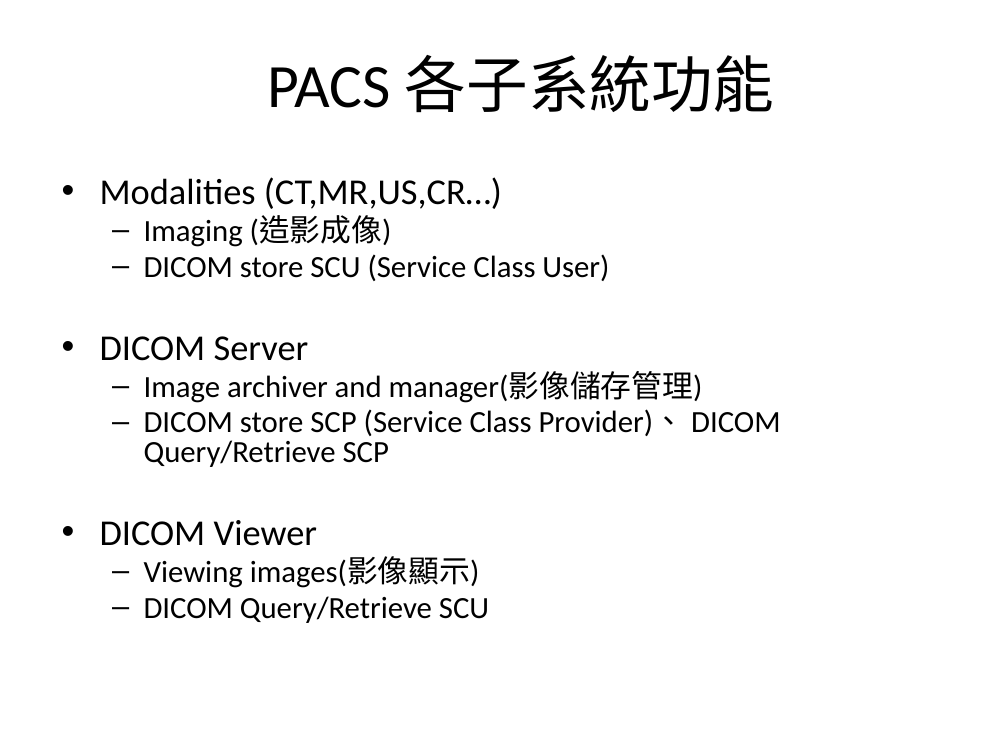
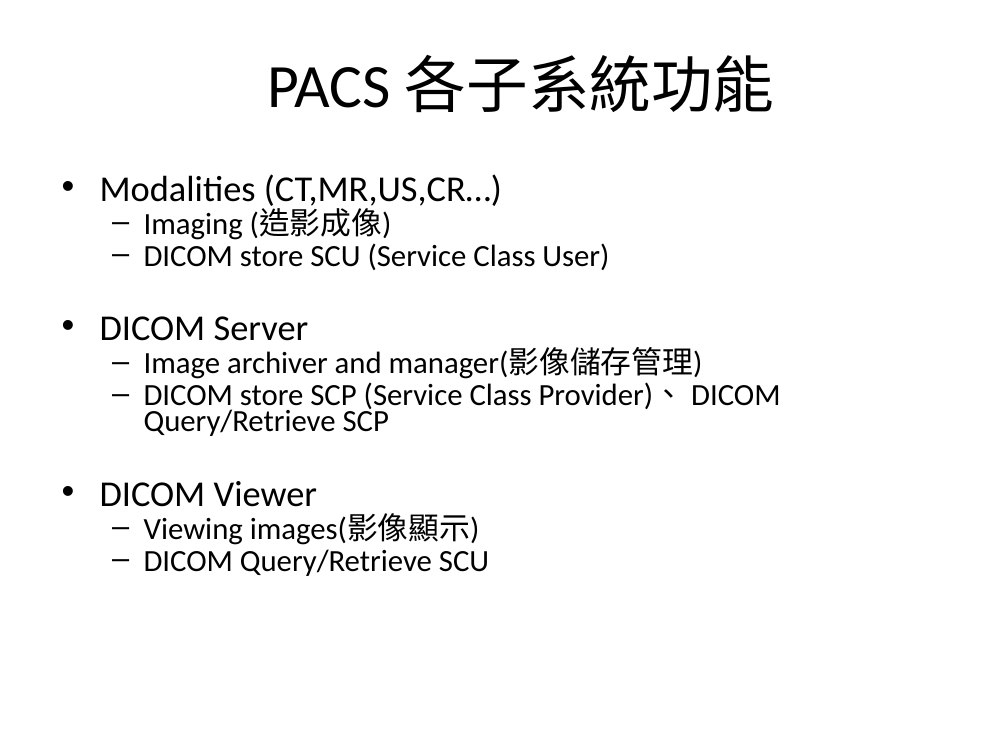
Before and after one commit to mos2718/FHIR_PACS, a slide deck: slide 3 of IntroductionS.pptx. Drawn at 1008x756 pixels with LibreOffice and Linux fonts; fonts in the diff are those of the drawing. Boxes give left, top, right and bottom in pixels: in the first picture for what was removed or moved away, otherwise in the second. Text is boxed around its words. In the diff, an @@ line names an element or a change of style, - is before the commit and + after.

```diff
--- a/IntroductionS.pptx
+++ b/IntroductionS.pptx
@@ text "Modalities (CT,MR,US,CR…)" at bbox=[100, 174, 780, 576]: line spacing 0.8 to 0.7 @@
```
Also in this commit, not shown: 1 other slide changed, 4 slides added, 1 other file.
